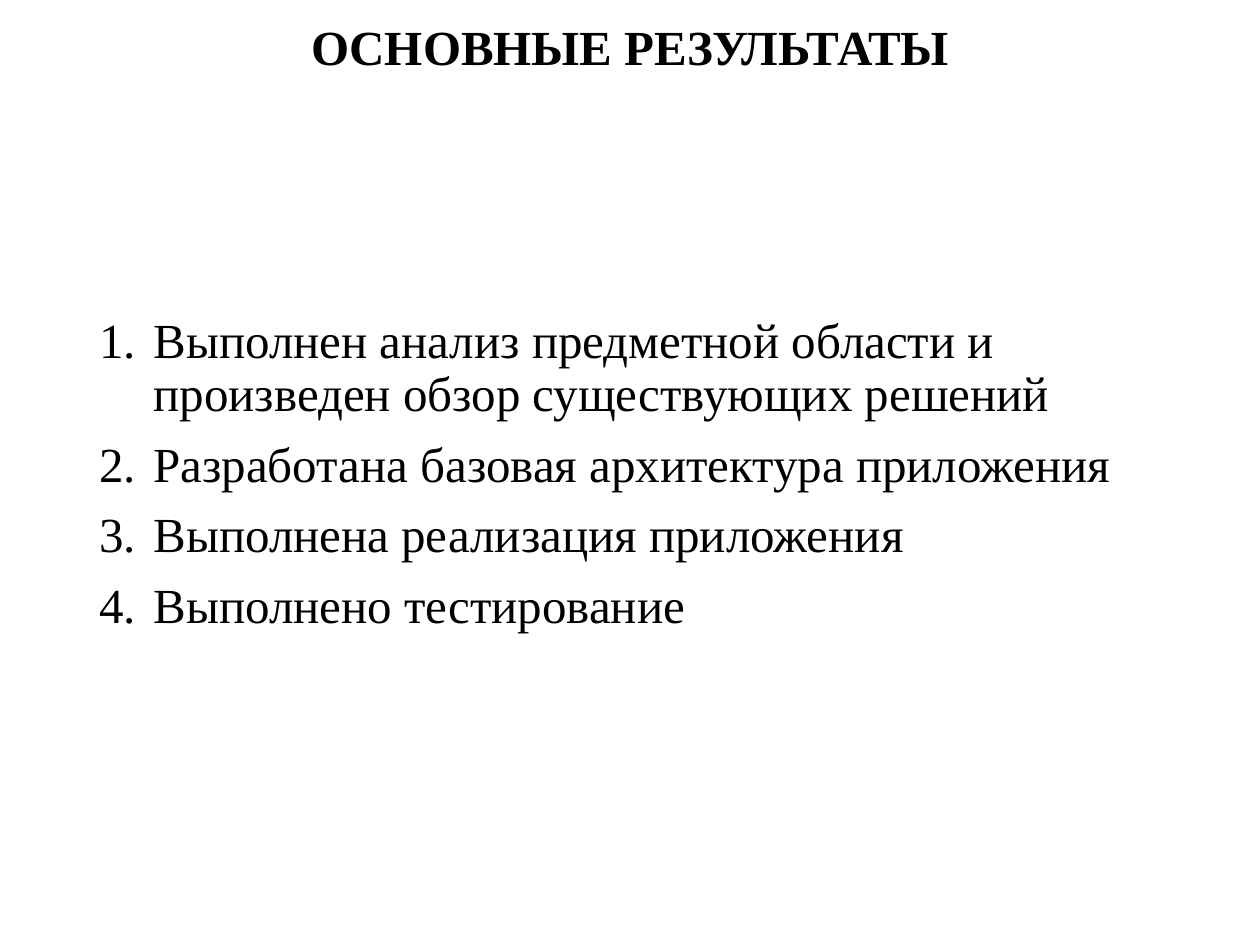
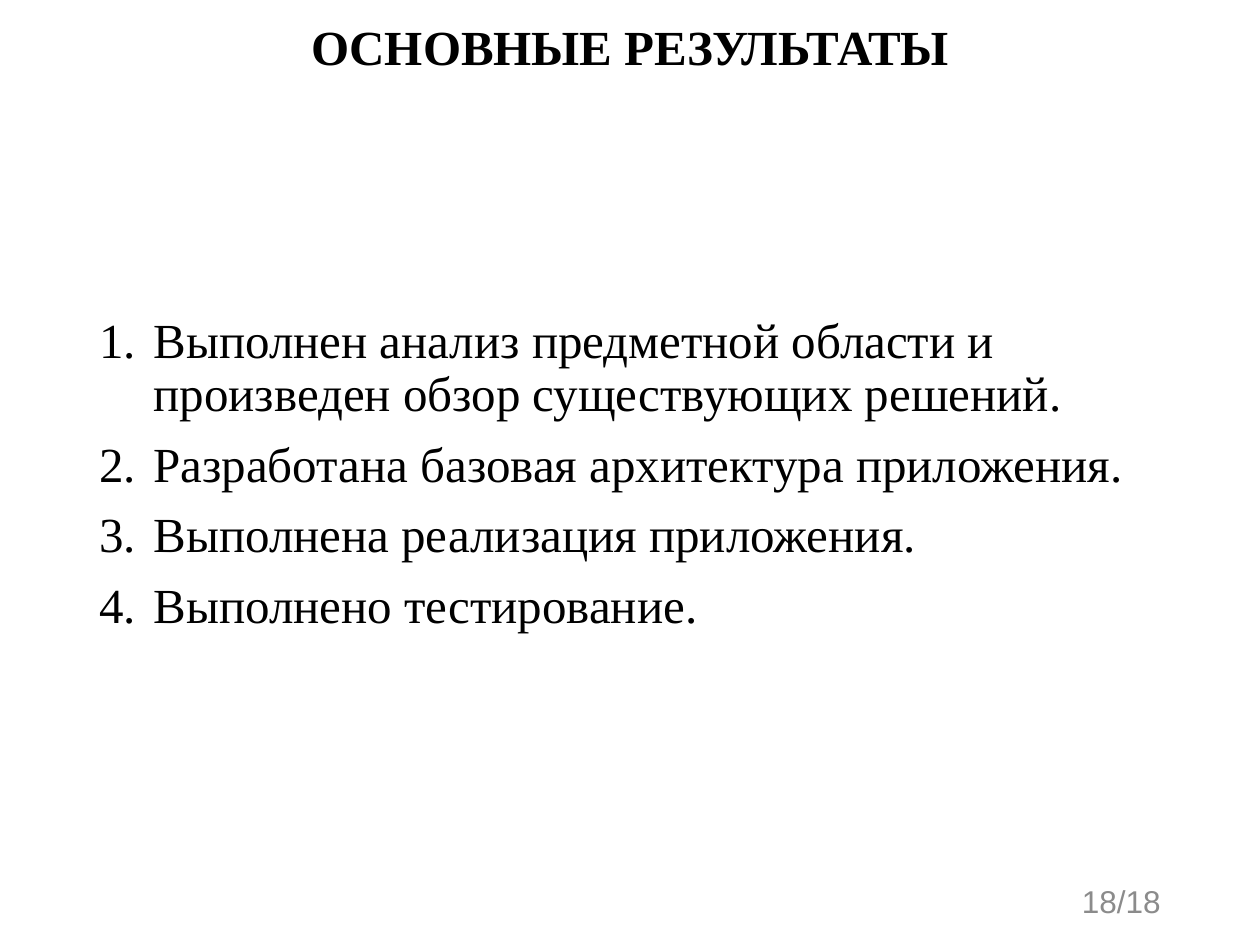
Before and after one commit to evgenkot/uav-route-calculation, a slide deck: slide 18 of doc/Raschupkin_EV_UAV_Route_Planning.pptx (slide 17 before the commit). Drawn at 1260x945 pixels with LibreOffice and Linux fonts; fonts in the diff are those of the drawing. Boxes give left, top, right and bottom in pixels: in the first picture for what was removed or moved away, otherwise in the second. Text is boxed around its words. In the diff, an @@ line names an element or a change of style, - is before the commit and + after.

```diff
--- a/doc/Raschupkin_EV_UAV_Route_Planning.pptx
+++ b/doc/Raschupkin_EV_UAV_Route_Planning.pptx
@@ text at [154, 323, 1123, 633]: text changed @@
-1. Выполнен анализ предметной области и произведен обзор существующих решений
-2. Разработана базовая архитектура приложения
-3. Выполнена реализация приложения
-4. Выполнено тестирование
+1. Выполнен анализ предметной области и произведен обзор существующих решений.
+2. Разработана базовая архитектура приложения.
+3. Выполнена реализация приложения.
+4. Выполнено тестирование.
@@ page number added at [1082, 890, 1161, 913], 18 pt, text #8C8C8C @@
+18/18
```
Also in this commit, not shown: 16 other slides changed, 1 slide added, 1 other file.
